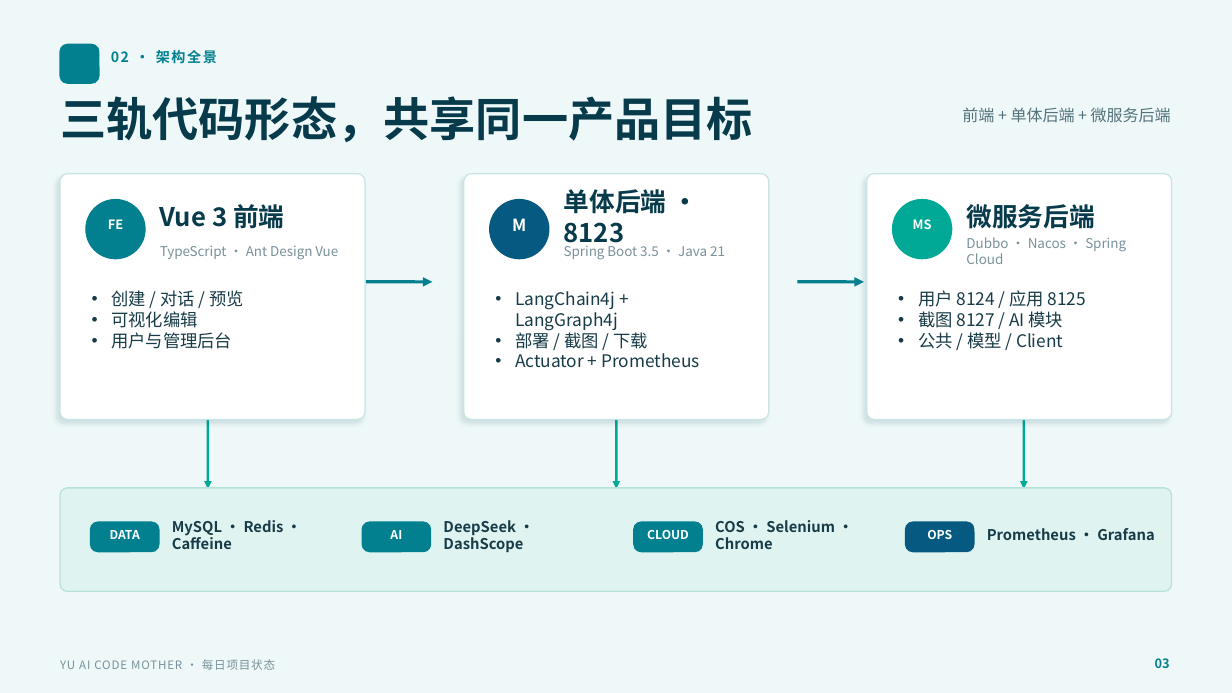
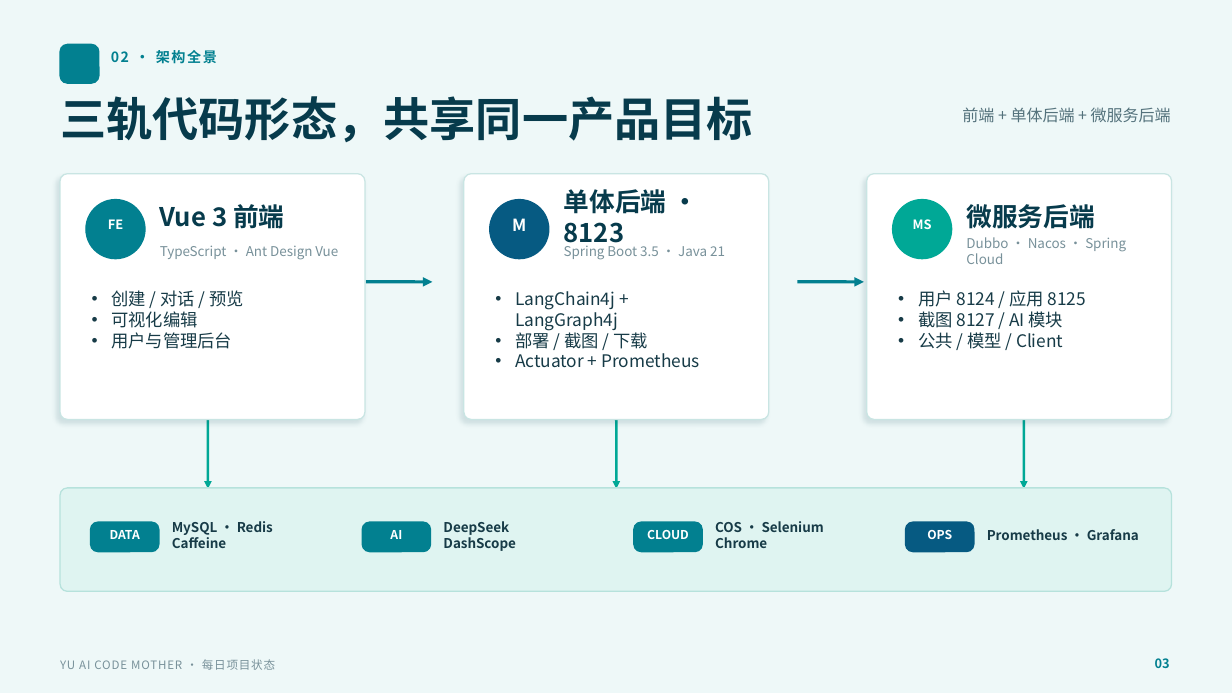
Before and after one commit to liyupi/yu-ai-code-mother, a slide deck: slide 3 of docs/reports/project-status-2026-07-20.pptx. Drawn at 1232x693 pixels with LibreOffice and Linux fonts; fonts in the diff are those of the drawing. Boxes give left, top, right and bottom in pixels: in the first picture for what was removed or moved away, otherwise in the second. Text is boxed around its words. In the diff, an @@ line names an element or a change of style, - is before the commit and + after.

```diff
--- a/docs/reports/project-status-2026-07-20.pptx
+++ b/docs/reports/project-status-2026-07-20.pptx
@@ text at [172,521,273,548]: text changed; size 11.5 to 10.5 pt @@
-MySQL · Redis · Caffeine
+MySQL · Redis
+Caffeine
@@ text at [443,521,515,551]: text changed; size 11.5 to 10.5 pt @@
-DeepSeek · DashScope
+DeepSeek
+DashScope
@@ text at [715,521,824,548]: text changed; size 11.5 to 10.5 pt @@
-COS · Selenium · Chrome
+COS · Selenium
+Chrome
@@ text "Prometheus · Grafana" at [987,529,1139,540]: size 11.5 to 10.5 pt @@
```
Also in this commit, not shown: 4 other slides changed.
